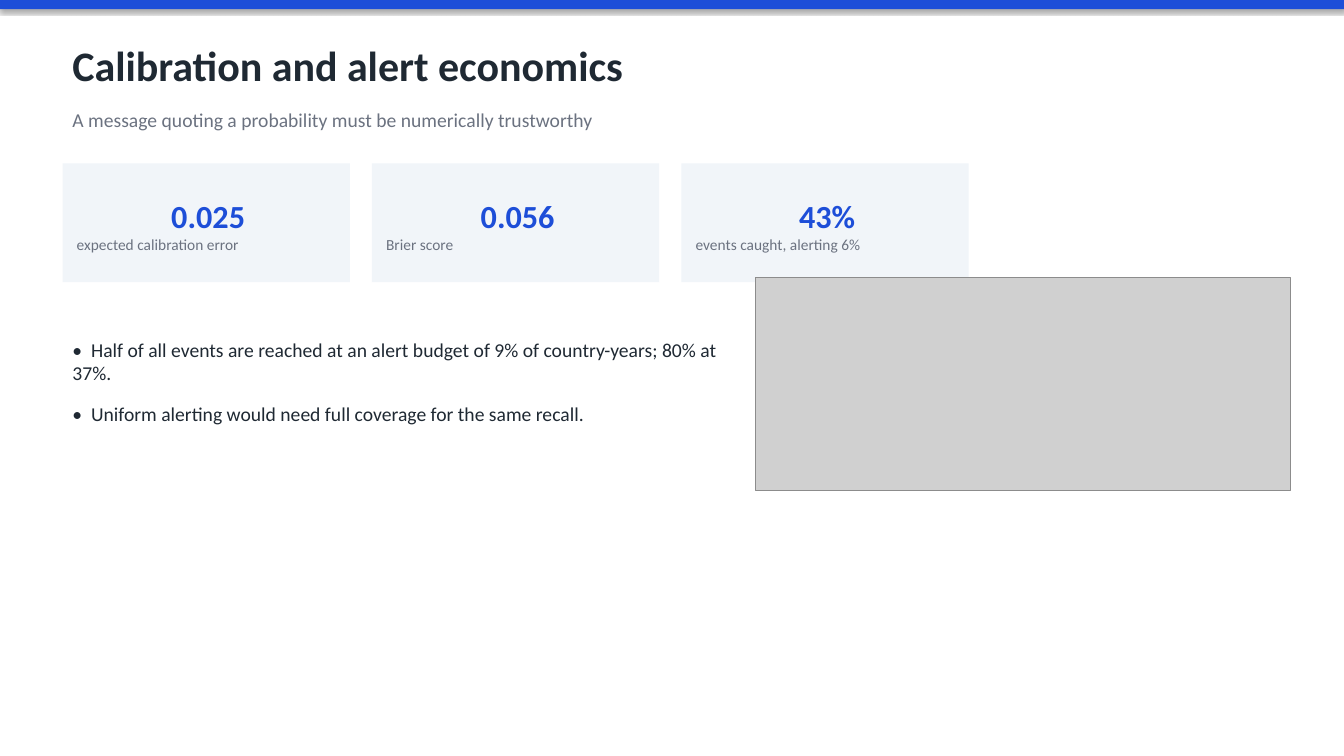
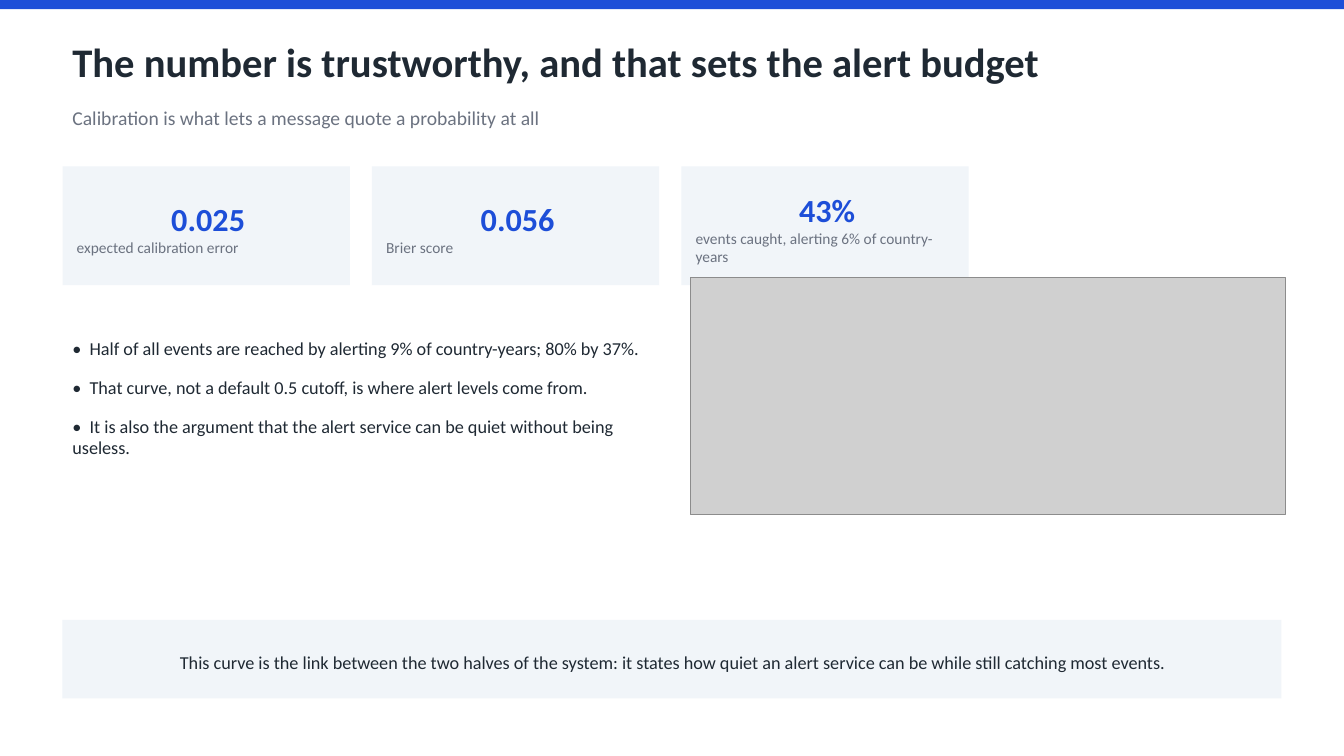
Before and after one commit to YuvrajSingh-mist/glandersWatch, a slide deck: slide 9 of GlandersWatch_Deck.pptx. Drawn at 1344x756 pixels with LibreOffice and Linux fonts; fonts in the diff are those of the drawing; grey boxes stand for pictures. Boxes give left, top, right and bottom in pixels: in the first picture for what was removed or moved away, otherwise in the second. Text is boxed around its words. In the diff, an @@ line names an element or a change of style, - is before the commit and + after.

Commit message:
Restructure the deck around the whole system
Overview, problem statement and need first, then one section per component
holding only that component's information: risk engine, explanation layer,
alert service, and where the project stands.

Fixes from review: the architecture mock was unreadable at slide size, so the
alert pipeline is drawn natively and the original gets its own full-width
slide; a clipped box and four sparse slides; and the results table is verified
by dumping cell text rather than trusting a low-resolution render.

```diff
--- a/GlandersWatch_Deck.pptx
+++ b/GlandersWatch_Deck.pptx
@@ rectangle at <box>0,0,1344,9</box>: shadow off @@
@@ text at <box>72,48,1038,84</box>: text changed; size 30 to 29 pt @@
-Calibration and alert economics
+The number is trustworthy, and that sets the alert budget
@@ text at <box>72,111,539,129</box>: text changed @@
-A message quoting a probability must be numerically trustworthy
+Calibration is what lets a message quote a probability at all
@@ text in rectangle at <box>696,233,933,265</box>: text changed @@
-events caught, alerting 6%
+events caught, alerting 6% of country-years
@@ picture: place and size @@
-picture at <box>756,277,1291,491</box>
+picture at <box>691,277,1286,515</box>
@@ text at <box>72,342,639,454</box>: text changed; size 14 to 13 pt @@
-• Half of all events are reached at an alert budget of 9% of country-years; 80% at 37%.
-• Uniform alerting would need full coverage for the same recall.
+• Half of all events are reached by alerting 9% of country-years; 80% by 37%.
+• That curve, not a default 0.5 cutoff, is where alert levels come from.
+• It is also the argument that the alert service can be quiet without being useless.
@@ rectangle added at <box>63,620,1281,699</box>, fill #F1F5F9, 13 pt, text #1F2933 @@
+This curve is the link between the two halves of the system: it states how quiet an alert service can be while still catching most events.
```
Also in this commit, not shown: 4 other slides changed, 12 slides added, 7 slides removed, 2 other files.
